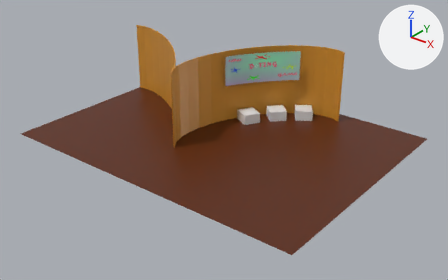
Two versions of the COLLADA model dae/gameShowSet/set.dae, one commit apart.
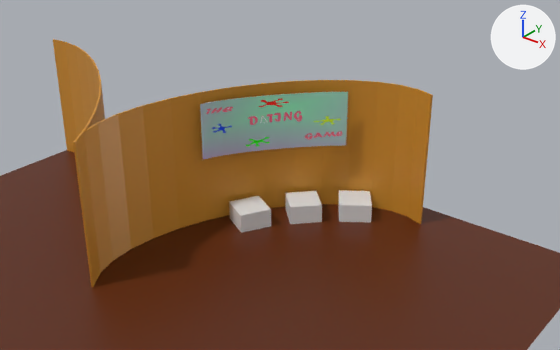
Each version is shown whole from a camera (50 mm lens) standing at (39.6, -49.2, 30.1) and looking at (1.2, -1.2, 0.4), then close up from a camera (50 mm lens) standing at (27.8, -26.8, 23.9) and looking at (1.4, 6.3, 3.4). Lighting does not change. The marker at upper right points along +X, +Y and +Z. Where no turn or scale is listed for an object, it has been applied to the vertices.

Script lines for the objects in view, before the commit:
```python
me_cube = bpy.data.meshes.new('Cube')
me_cube.from_pydata([(18.3, 13.8, 0.0), (18.3, -13.8, 0.0), (-18.3, -13.8, 0.0), (-18.3, 13.8, 0.0), (18.3, 13.8, 0.0), (18.3, -13.8, 0.0), (-18.3, -13.8, 0.0), (-18.3, 13.8, 0.0)], [], [(0, 1, 2, 3), (4, 7, 6, 5), (0, 4, 5, 1), (1, 5, 6, 2), (2, 6, 7, 3), (4, 0, 3, 7)])
me_cube.materials.append(mat_floor)  # picture img_carpet_png
me_cube_001 = bpy.data.meshes.new('Cube.001')
me_cube_001.from_pydata(...)  # a box spanning x -1.0..1.0, y -1.0..1.0, z -1.0..1.0
me_cube_002 = bpy.data.meshes.new('Cube.002')
me_cube_002.from_pydata(...)  # a box spanning x -1.0..1.0, y -1.0..1.0, z -1.0..1.0
me_cube_003 = bpy.data.meshes.new('Cube.003')
me_cube_003.from_pydata(...)  # a box spanning x -1.0..1.0, y -1.0..1.0, z -1.0..1.0
me_cylinder = bpy.data.meshes.new('Cylinder')
me_cylinder.from_pydata(...)  # 44 vertices, 42 faces; spans x -3.59..1.89, y -3.62..3.49, z -1.76..1.76
me_cylinder.materials.append(mat_material_001)  # picture img_sign_png
ob_cube = bpy.data.objects.new('Cube', me_cube)
ob_cube.location = (0.0, 0.0, 0.0)
ob_cube_001 = bpy.data.objects.new('Cube_001', me_cube_001)
ob_cube_001.location = (1.82, 8.05, 0.2)
ob_cube_001.rotation_euler = (0.0, 0.0, 0.818)  # degrees (0, 0, 47)
ob_cube_002 = bpy.data.objects.new('Cube_002', me_cube_002)
ob_cube_002.location = (4.29, 10.18, 0.2)
ob_cube_002.rotation_euler = (0.0, 0.0, 0.636)  # degrees (0, 0, 36)
ob_cube_003 = bpy.data.objects.new('Cube_003', me_cube_003)
ob_cube_003.location = (-0.24, 5.28, 0.2)
ob_cube_003.rotation_euler = (0.0, 0.0, 1.091)  # degrees (0, 0, 63)
ob_cylinder = bpy.data.objects.new('Cylinder', me_cylinder)
ob_cylinder.location = (1.43, 6.9, 6.25)
# also in view: 'walls' at (-5.0, 3.3, 4.1)
```
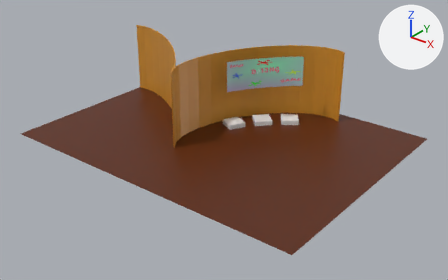
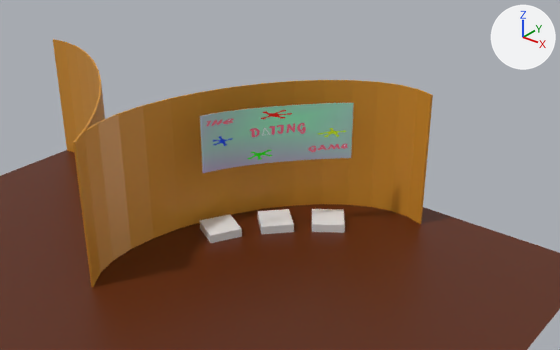
What differs and where, as boxes (x1, y1, x2, y2) in the close-ups (560 x 350 px):
```json
{"object": "Cylinder", "change": "moved", "before": [200, 92, 348, 159], "after": [200, 103, 354, 173]}
{"object": "Cube_003", "change": "moved, rescaled", "before": [229, 196, 271, 233], "after": [200, 214, 242, 243]}
{"object": "Cube_001", "change": "moved, rescaled", "before": [285, 191, 322, 224], "after": [257, 209, 294, 234]}
{"object": "Cube_002", "change": "moved, rescaled", "before": [338, 190, 372, 222], "after": [312, 209, 345, 233]}
```

The change, as JSON lines over the scene's bpy script:
```json
{"op": "set", "path": "ob_cube_003.location", "old": "(-0.24, 5.28, 0.2)", "new": "(-0.83, 3.2, 0.2)"}
{"op": "set", "path": "ob_cube_003.scale", "old": "(1.0, 1.0, 1.0)", "new": "(1.0, 1.0, 0.341)"}
{"op": "set", "path": "ob_cube_002.location", "old": "(4.29, 10.18, 0.2)", "new": "(3.7, 8.1, 0.2)"}
{"op": "set", "path": "ob_cube_002.scale", "old": "(1.0, 1.0, 1.0)", "new": "(1.0, 1.0, 0.341)"}
{"op": "set", "path": "ob_cube_001.location", "old": "(1.82, 8.05, 0.2)", "new": "(1.23, 5.97, 0.2)"}
{"op": "set", "path": "ob_cube_001.scale", "old": "(1.0, 1.0, 1.0)", "new": "(1.0, 1.0, 0.341)"}
{"op": "set", "path": "ob_cylinder.location", "old": "(1.43, 6.9, 6.25)", "new": "(2.74, 5.52, 6.25)"}
```
